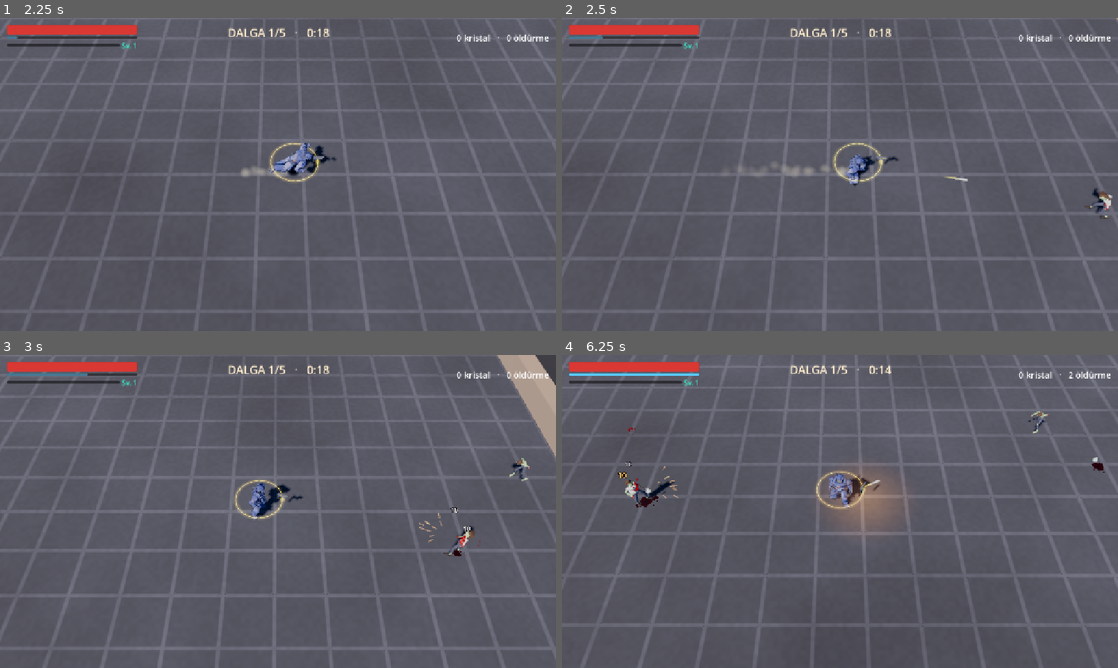
Above: before the commit, frames 1-4 (two rows, left to right).
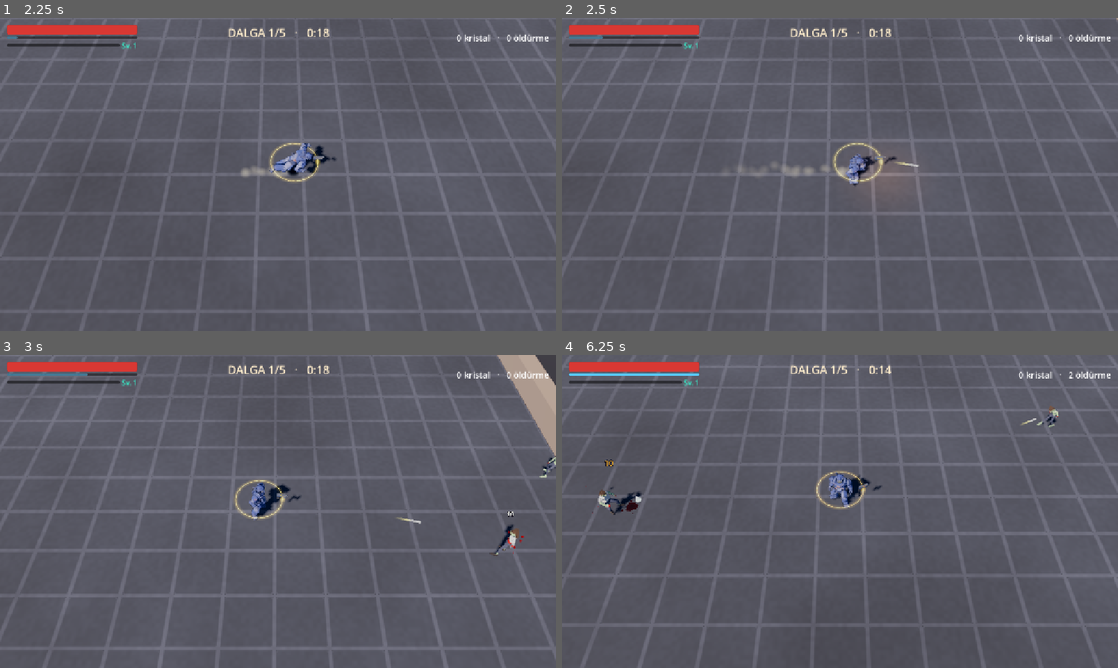
Above: after the commit, the same moments.

Repository: AIVoidLabs/Deadzone-Last-Stand
Game: Godot game, scene res://scenes/main.tscn
The game is run twice, just before and just after one commit, with the same random seed, the same clock (stepped at 60 frames per second) and the same inputs.
Inputs (mouse positions are in pixels of both pictures, inside the frame that each line leads up to):
- Up to frame 1 (2.25 s): tap Enter at 0.5 s; move the mouse to (400, 158) at 0.52 s; hold D (move_right) 0.53-1.25 s; tap Space (dash) at 0.6, 2.1 s; click (400, 158) at 0.67 s; tap 1 at 0.8 s; drag from (166, 190) to (250, 237) at 1.27 s; move the mouse to (333, 105) at 2.02 s; hold D (move_right) from 2.03 s (still down)
- Up to frame 2 (2.5 s): keep holding D (move_right); tap 1 at 2.3 s
- Up to frame 3 (3 s): release D (move_right) at 2.75 s; drag from (250, 574) to (111, 464) at 2.77 s
- Up to frame 4 (6.25 s): move the mouse to (1006, 558) at 3.52 s; hold A (move_left) 3.53-4.25 s; hold Shift 3.53-4.25 s; tap 1 at 3.8, 5.3 s; drag from (673, 464) to (756, 433) at 4.27 s; move the mouse to (867, 511) at 5.02 s; hold S (move_down) 5.03-5.75 s; tap Ctrl at 5.1 s; click (867, 511) at 5.17 s; drag from (756, 433) to (728, 527) at 5.77 s

Frame 1 is identical in both runs. In frame 2, 0.3% of the frame differs, in the area x 53-99%, y 44-65%; in frame 3, 0.7%; in frame 4, 2.5%, in the area x 6-98%, y 16-56%.

Commit message:
feat: tam tur botu ve ilk denge (6.6) - kristal takilma hatasi duzeltildi, dalga ve gelir ayari
Co-Authored-By: Claude Sonnet 5.5 <noreply@anthropic.com>

Diff:
--- a/scripts/data/enemy_data.gd
+++ b/scripts/data/enemy_data.gd
@@ -21,7 +21,7 @@
 		"attack_anim_hit_time": 0.7,
 		"spawn_time": 0.9,
 		# Ölünce bıraktığı kristal (hem XP hem para).
-		"drop_value": 1,
+		"drop_value": 3,
 		# İtilmeye direnç (büyük = az itilir) ve vurulunca sendeleme süresi (sn).
 		"weight": 1.0,
 		"stagger_time": 0.22,
--- a/scripts/data/wave_data.gd
+++ b/scripts/data/wave_data.gd
@@ -4,41 +4,42 @@
 ## Dalga içinde doğma aralığı (sn) ve grup boyu başlangıçtan sona doğrusal değişir.
 ## max_alive: aynı anda en çok canlı zombi; kalite profilinin sınırıyla ayrıca kırpılır.
 ## mix: tür → ağırlık (EnemyData satırları).
+## 6.6 ilk denge: tabanca + 1–2 mağaza alımıyla 3. dalgayı, 3–4 silahla 5. dalgayı geçebilecek tırmanış.
 
 const WAVES: Array = [
 	{
 		"duration": 20.0,
-		"interval_start": 0.9, "interval_end": 0.6,
-		"batch_start": 1, "batch_end": 2,
+		"interval_start": 1.1, "interval_end": 0.8,
+		"batch_start": 1, "batch_end": 1,
 		"max_alive": 60,
 		"mix": {&"walker": 1.0},
 	},
 	{
 		"duration": 30.0,
-		"interval_start": 0.8, "interval_end": 0.45,
-		"batch_start": 1, "batch_end": 3,
-		"max_alive": 100,
+		"interval_start": 0.9, "interval_end": 0.55,
+		"batch_start": 1, "batch_end": 2,
+		"max_alive": 90,
 		"mix": {&"walker": 1.0},
 	},
 	{
 		"duration": 40.0,
-		"interval_start": 0.7, "interval_end": 0.35,
-		"batch_start": 2, "batch_end": 4,
-		"max_alive": 160,
+		"interval_start": 0.8, "interval_end": 0.5,
+		"batch_start": 1, "batch_end": 3,
+		"max_alive": 120,
 		"mix": {&"walker": 1.0},
 	},
 	{
 		"duration": 50.0,
-		"interval_start": 0.6, "interval_end": 0.25,
-		"batch_start": 2, "batch_end": 5,
-		"max_alive": 240,
+		"interval_start": 0.7, "interval_end": 0.4,
+		"batch_start": 2, "batch_end": 4,
+		"max_alive": 180,
 		"mix": {&"walker": 1.0},
 	},
 	{
 		"duration": 60.0,
-		"interval_start": 0.5, "interval_end": 0.15,
-		"batch_start": 3, "batch_end": 6,
-		"max_alive": 350,
+		"interval_start": 0.6, "interval_end": 0.3,
+		"batch_start": 2, "batch_end": 5,
+		"max_alive": 260,
 		"mix": {&"walker": 1.0},
 	},
 ]
--- /dev/null
+++ b/scripts/debug/autoplay.gd
@@ -0,0 +1,135 @@
+class_name Autoplay
+extends Node
+## Debug: botla tam turu baştan sona oynar ve dalga başına rapor yazar (denge ölçümü, 6.6).
+## Bot zombilerden kaçar, yaklaşınca dash atar, kart seçer (1) ve mağazada elindeki parayla alır.
+## Çalıştırma: godot --headless --path . --fixed-fps 60 -- --autoplay [--autoplay-weapons=4] [--autoplay-crystals=N]
+## Ölümsüz değildir; zorluğun kaba göstergesi olarak ölürse hangi dalgada öldüğünü raporlar.
+
+const FLEE_RANGE: float = 7.0
+const DASH_RANGE: float = 1.6
+const CENTER_PULL: float = 1.4
+const KEY_DELAY: float = 0.1
+const MAX_RUN_TIME: float = 420.0
+const RESULT_FILE: String = "user://autoplay_result.txt"
+
+var player: Player
+var enemies: EnemyManager
+var director: SpawnDirector
+var loot: RunLoot
+var weapons: WeaponRig
+var shop: ShopFlow
+
+var _max_weapons: int = 4
+var _lines: PackedStringArray = PackedStringArray()
+var _key_wait: float = 0.0
+var _last_hp: float = 0.0
+var _damage_taken: float = 0.0
+var _wave_start_kills: int = 0
+var _wave_start_crystals: int = 0
+var _wave_started_at: float = 0.0
+var _time: float = 0.0
+var _done: bool = false
+
+
+static func requested() -> bool:
+	return OS.get_cmdline_user_args().has("--autoplay")
+
+
+func _ready() -> void:
+	name = "Autoplay"
+	process_mode = Node.PROCESS_MODE_ALWAYS
+	for arg in OS.get_cmdline_user_args():
+		if arg.begins_with("--autoplay-weapons="):
+			_max_weapons = arg.trim_prefix("--autoplay-weapons=").to_int()
+		elif arg.begins_with("--autoplay-crystals="):
+			loot.crystals += arg.trim_prefix("--autoplay-crystals=").to_int()
+	player.use_input_override = true
+	_last_hp = player.health.current
+	director.phase_changed.connect(_on_phase)
+	GameFlow.game_over_started.connect(_finish.bind(false))
+	GameFlow.victory_started.connect(_finish.bind(true))
+
+
+func _physics_process(delta: float) -> void:
+	_time += delta
+	if _done:
+		return
+	if player.health.current < _last_hp:
+		_damage_taken += _last_hp - player.health.current
+	_last_hp = player.health.current
+	_steer()
+	if _time > MAX_RUN_TIME:
+		_log("TAKILDI faz %s kalan %.1f hold %s duraklatildi %s magaza %s bekleyen_seviye %d kristal_yerde %d" % [
+			WaveRun.Phase.keys()[director.run.phase], director.run.phase_left, director.hold_break, get_tree().paused,
+			shop.is_open(), loot.pending_levels, shop.pickups.count() if shop.pickups != null else -1])
+		_finish(false)
+
+
+func _process(delta: float) -> void:
+	if _done or not get_tree().paused:
+		_key_wait = KEY_DELAY
+		return
+	if shop.is_open():
+		shop.debug_autobuy(_max_weapons)
+		return
+	_key_wait -= delta
+	if _key_wait > 0.0:
+		return
+	_key_wait = KEY_DELAY
+	var key: InputEventKey = InputEventKey.new()
+	key.physical_keycode = KEY_1
+	key.pressed = true
+	Input.parse_input_event(key)
+
+
+## En yakın zombiden uzaklaşır, arena merkezine doğru hafif çekilir; yakına gelirse dash.
+func _steer() -> void:
+	var origin: Vector2 = player.position_2d()
+	var direction: Vector2 = Vector2.ZERO
+	var nearest: int = enemies.nearest_enemy(origin, FLEE_RANGE)
+	if nearest >= 0:
+		var offset: Vector2 = origin - enemies.enemy_position(nearest)
+		direction += offset.normalized()
+		if offset.length() < DASH_RANGE:
+			player.request_dash()
+	var half: float = Tuning.ARENA_SIZE * 0.5
+	direction += -origin.normalized() * clampf(origin.length() / half, 0.0, 1.0) * CENTER_PULL
+	player.input_override = direction.limit_length(1.0)
+
+
+func _on_phase(phase: WaveRun.Phase, wave_index: int) -> void:
+	if phase == WaveRun.Phase.WAVE:
+		_wave_start_kills = enemies.kills
+		_wave_start_crystals = loot.crystals
+		_wave_started_at = _time
+		_damage_taken = 0.0
+	elif phase == WaveRun.Phase.CLEAR:
+		_report_wave(wave_index)
+
+
+func _report_wave(wave_index: int) -> void:
+	var slots: PackedStringArray = PackedStringArray()
+	for slot: Dictionary in weapons.slot_list():
+		slots.append("%s%d" % [String(slot["id"]).substr(0, 1).to_upper(), slot["tier"]])
+	var line: String = "WAVE %d  kills %d  crystals +%d (total %d)  damage_taken %d  hp %d/%d  level %d  weapons [%s]  alive_at_end %d  %.0fs" % [
+		wave_index + 1, enemies.kills - _wave_start_kills, loot.crystals - _wave_start_crystals, loot.crystals,
+		roundi(_damage_taken), roundi(player.health.current), roundi(player.health.maximum), loot.level,
+		" ".join(slots), enemies.active_count(), _time - _wave_started_at,
+	]
+	_log(line)
+
+
+func _finish(won: bool) -> void:
+	if _done:
+		return
+	_done = true
+	_log("RESULT %s  wave %d/%d  kills %d  level %d  time %.0fs" % ["WIN" if won else "LOSS", director.run.index + 1, director.run.wave_count(), enemies.kills, loot.level, _time])
+	var file: FileAccess = FileAccess.open(RESULT_FILE, FileAccess.WRITE)
+	if file != null:
+		file.store_string("\n".join(_lines) + "\n")
+	get_tree().quit()
+
+
+func _log(line: String) -> void:
+	_lines.append(line)
+	print("AUTOPLAY ", line)
--- a/scripts/main.gd
+++ b/scripts/main.gd
@@ -66,8 +66,9 @@
 		level_up.pickups = pickups
 		add_child(level_up)
 
+	var shop: ShopFlow = null
 	if Tuning.FEATURE_SHOP and Tuning.FEATURE_WAVES:
-		var shop: ShopFlow = ShopFlow.new()
+		shop = ShopFlow.new()
 		shop.loot = loot
 		shop.stats = player.stats
 		shop.director = director
@@ -81,6 +82,15 @@
 
 	if OS.is_debug_build():
 		_add_debug_tools(player, enemies, projectiles, camera, weapons, director, pickups, loot)
+		if Autoplay.requested() and shop != null:
+			var bot: Autoplay = Autoplay.new()
+			bot.player = player
+			bot.enemies = enemies
+			bot.director = director
+			bot.loot = loot
+			bot.weapons = weapons
+			bot.shop = shop
+			add_child(bot)
 
 
 ## Kristaller: öldürmede düşer, toplanınca RunLoot'a eklenir, dalga sonunda hepsi çekilir.
@@ -99,7 +109,9 @@
 			Audio.play(SoundData.PICKUP))
 	director.phase_changed.connect(func(phase: WaveRun.Phase, _wave_index: int) -> void:
 		if phase == WaveRun.Phase.CLEAR:
-			pickups.collect_all())
+			pickups.collect_all()
+		elif phase == WaveRun.Phase.WAVE:
+			pickups.pull_all = false)
 	return pickups
 
 
--- a/scripts/tuning.gd
+++ b/scripts/tuning.gd
@@ -48,7 +48,7 @@
 const FEATURE_SHOP: bool = true
 ## Raftaki ürün sayısı ve dolan yerin silah olma olasılığı.
 const SHOP_OFFER_COUNT: int = 4
-const SHOP_WEAPON_CHANCE: float = 0.3
+const SHOP_WEAPON_CHANCE: float = 0.4
 ## Fiyat artışı: her dalgada temel fiyatın bu kesri kadar.
 const SHOP_PRICE_WAVE_GROWTH: float = 0.15
 ## Yenileme: ilk bedel ve her yenilemede artış (kristal); dalga başında sıfırlanır.
--- a/scripts/ui/shop_flow.gd
+++ b/scripts/ui/shop_flow.gd
@@ -45,6 +45,28 @@
 	director.hold_break = waiting
 	if waiting and _can_open():
 		_open_shop(run.index)
+
+
+func is_open() -> bool:
+	return _open
+
+
+## Debug (otomatik oyun botu): alınabilir silahları (en çok max_weapons yuva ya da birleşiyorsa), sonra eşyaları
+## alır ve mağazayı kapatır.
+func debug_autobuy(max_weapons: int) -> void:
+	var bought: bool = true
+	while bought:
+		bought = false
+		for i: int in _offer.size():
+			var entry: Dictionary = _offer[i]
+			if _state_of(entry) != "ok":
+				continue
+			if entry["kind"] == ShopRules.WEAPON and weapons.count() >= max_weapons and not weapons.preview_add(entry["id"])["merged"]:
+				continue
+			_on_buy(i)
+			bought = true
+			break
+	_close()
 
 
 func _can_open() -> bool:
--- a/scripts/world/pickups.gd
+++ b/scripts/world/pickups.gd
@@ -12,6 +12,8 @@
 enum State { HOP, IDLE, PULL }
 
 var player: Player
+## true iken yerdeki her kristal askere çekilir (dalga sonu); yeni dalgada kapanır.
+var pull_all: bool = false
 
 var _mm: MultiMesh
 var _pos: PackedVector2Array = PackedVector2Array()
@@ -68,8 +70,10 @@
 	_write(index, 0.0)
 
 
-## Dalga sonu: hepsi askere çekilir.
+## Dalga sonu: hepsi askere çekilir; dalga bitene kadar yeni düşenler de çekilir (temizlikte
+## devrilen zombilerin kristali yerde kalıp mağazayı/kartları bekletmesin).
 func collect_all() -> void:
+	pull_all = true
 	for i in _pos.size():
 		if _state[i] != State.PULL:
 			_state[i] = State.PULL
@@ -86,7 +90,10 @@
 			State.HOP:
 				_tick_hop(i, delta)
 			State.IDLE:
-				if PickupRules.in_magnet(_pos[i], target, magnet):
+				if pull_all:
+					_state[i] = State.PULL
+					_t[i] = Tuning.PICKUP_COLLECT_ALL_SPEED
+				elif PickupRules.in_magnet(_pos[i], target, magnet):
 					_state[i] = State.PULL
 					_t[i] = Tuning.PICKUP_PULL_START_SPEED
 			State.PULL:
Not shown, added: scripts/debug/autoplay.gd.uid
Not shown, changed: CLAUDE.md
Not shown, changed: docs/PROGRESS.md
Not shown, added: tools/autoplay_runs.ps1
